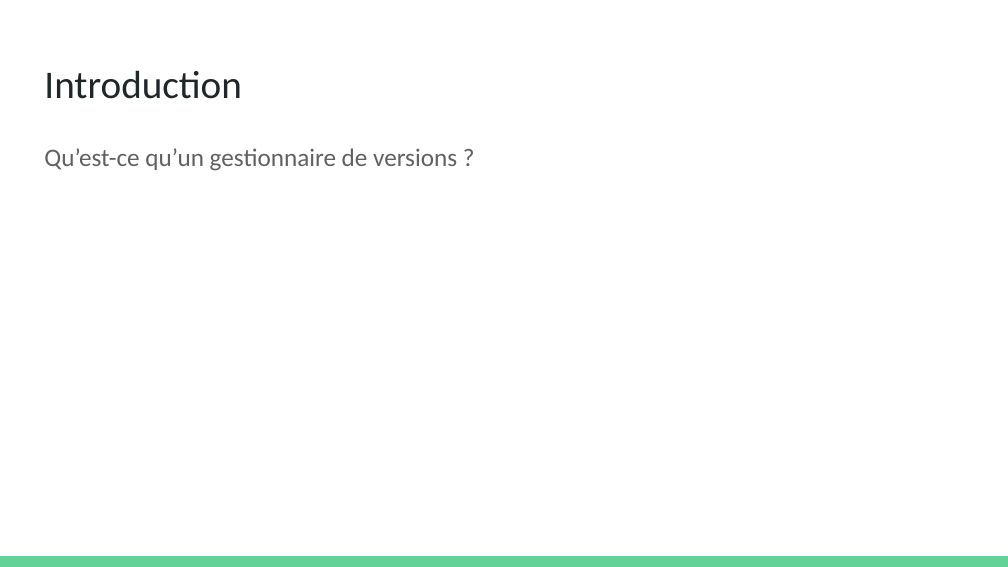
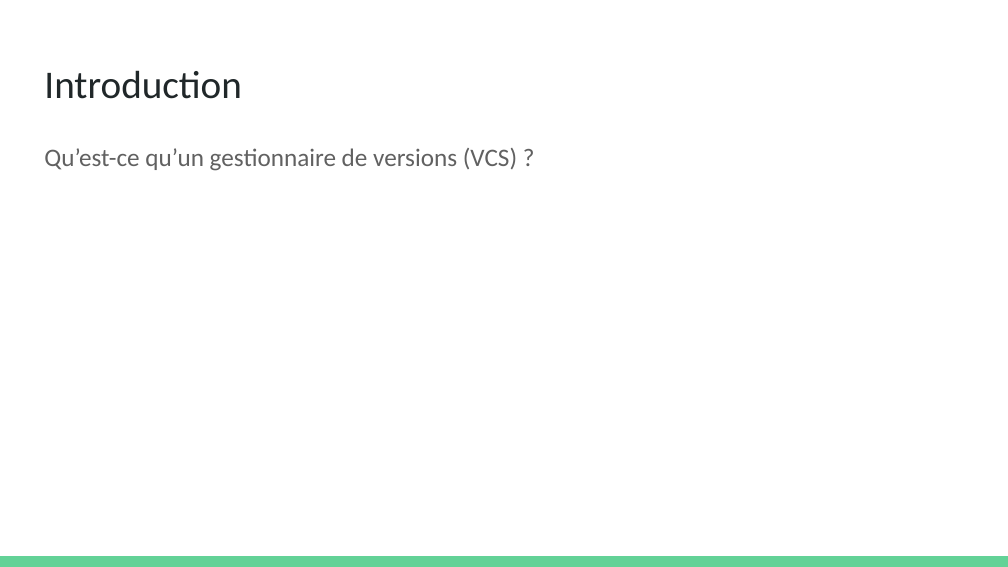
Before and after one commit to olivier-pitton/dant, a slide deck: slide 2 of git/Cours Git.pptx. Drawn at 1008x567 pixels with LibreOffice and Linux fonts; fonts in the diff are those of the drawing. Boxes give left, top, right and bottom in pixels: in the first picture for what was removed or moved away, otherwise in the second. Text is boxed around its words. In the diff, an @@ line names an element or a change of style, - is before the commit and + after.

```diff
--- a/git/Cours Git.pptx
+++ b/git/Cours Git.pptx
@@ text at [44, 148, 517, 171]: text changed @@
-Qu’est-ce qu’un gestionnaire de versions ?
+Qu’est-ce qu’un gestionnaire de versions (VCS) ?
```
Also in this commit, not shown: 27 other slides changed, 1 other file.
